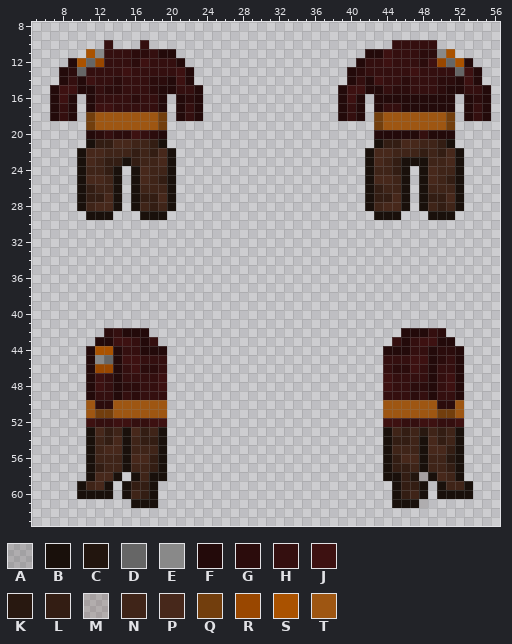
Pixel-art sprite -- Resources/Textures/Victoria/Hound/Equipment/hnd_uniform_com.rsi/equipped-INNERCLOTHING-digi.png. The picture above is the old version.
The file is 64x64 pixels. Pixels under 10% opacity are left out. Colours within 5 levels of each other are drawn and written as one. Shown: x 5..56, y 8..63.
Palette (. is transparent): A #19100b2b  B #19100b  C #22150e  D #666666  E #898989  F #230a0a  G #2b0c0c  H #340f0f  J #3d1111  K #281810  L #331d13  M #3f241831  N #3f2418  P #47281b  Q #723e0d  R #994700  S #aa5200  T #9e5612
Pixels before (only the part around the change), first column x 7:
 8 ..................................................
 9 ..................................................
10 ......H...H...........................HHHHH.......
11 ....SEHHHGGHFF.....................FFJHHHGGES.....
12 ..FSDRHHHGJHHHF...................FHHJHHHGJRDSF...
13 .FGDHHHHJHHHHHJF.................FGHHHHHJHHHHDJF..
14 .FHFJHHGHHHGGFJF.................FHFJHHGHHHGGFJF..
15 FJJFFHGGHHHGFFHHF...............FJJFFHGGHHHGFFHHF.
16 FJF.FHHHHGHHF.FGF...............FJF.FFFFFFFFF.FGF.
17 FHF.FJJHHHHHF.FHF...............FHF.FHHFFFFFF.FHF.
18 FHF.QTTTTTTTQ.FHF...............FHF.QTTTTTTTQ.FHF.
After:
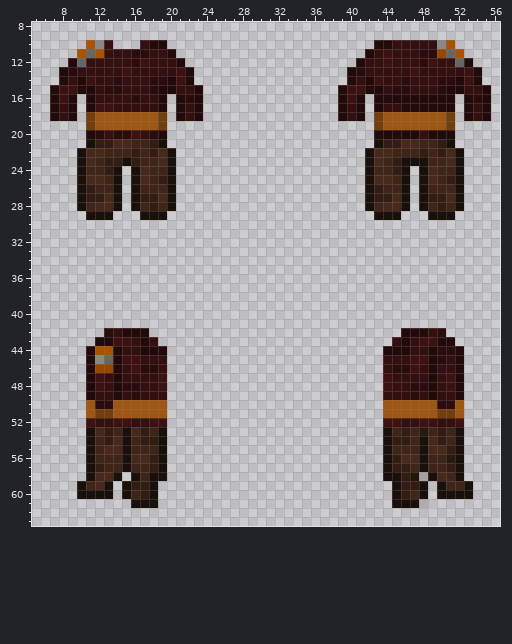
Change:
The edit turns colour S into colour D in row 11 at x 11 and 51; in row 12 at x 10 and 52.
There is now colour E in row 10 at x 12 and 50.
There is now colour F in row 10 at x 18 to 19 and 43 to 44.
The edit turns colour D into colour H in row 12 at x 11 and 51; in row 13 at x 10 and 52.
The edit turns colour F into colour H in row 11 at x 19 and 43.
The edit turns colour R into colour H in row 12 at x 12 and 50.
The edit turns colour E into colour R in row 11 at x 50.
There is now colour S in row 10 at x 11 and 51; in row 11 at x 10 and 52.
The edit turns colour E into colour S in row 11 at x 12.
Changed places in both pictures, as pixel boxes (x1, y1, x2, y2):
changed: (77, 40, 104, 76)
changed: (149, 40, 167, 58)
changed: (374, 40, 392, 58)
changed: (437, 40, 464, 76)
